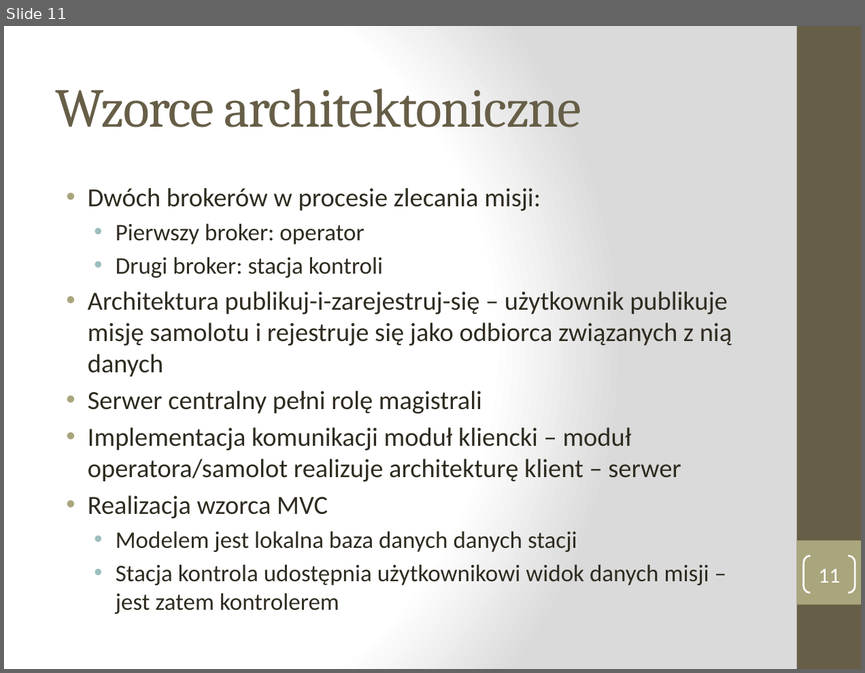
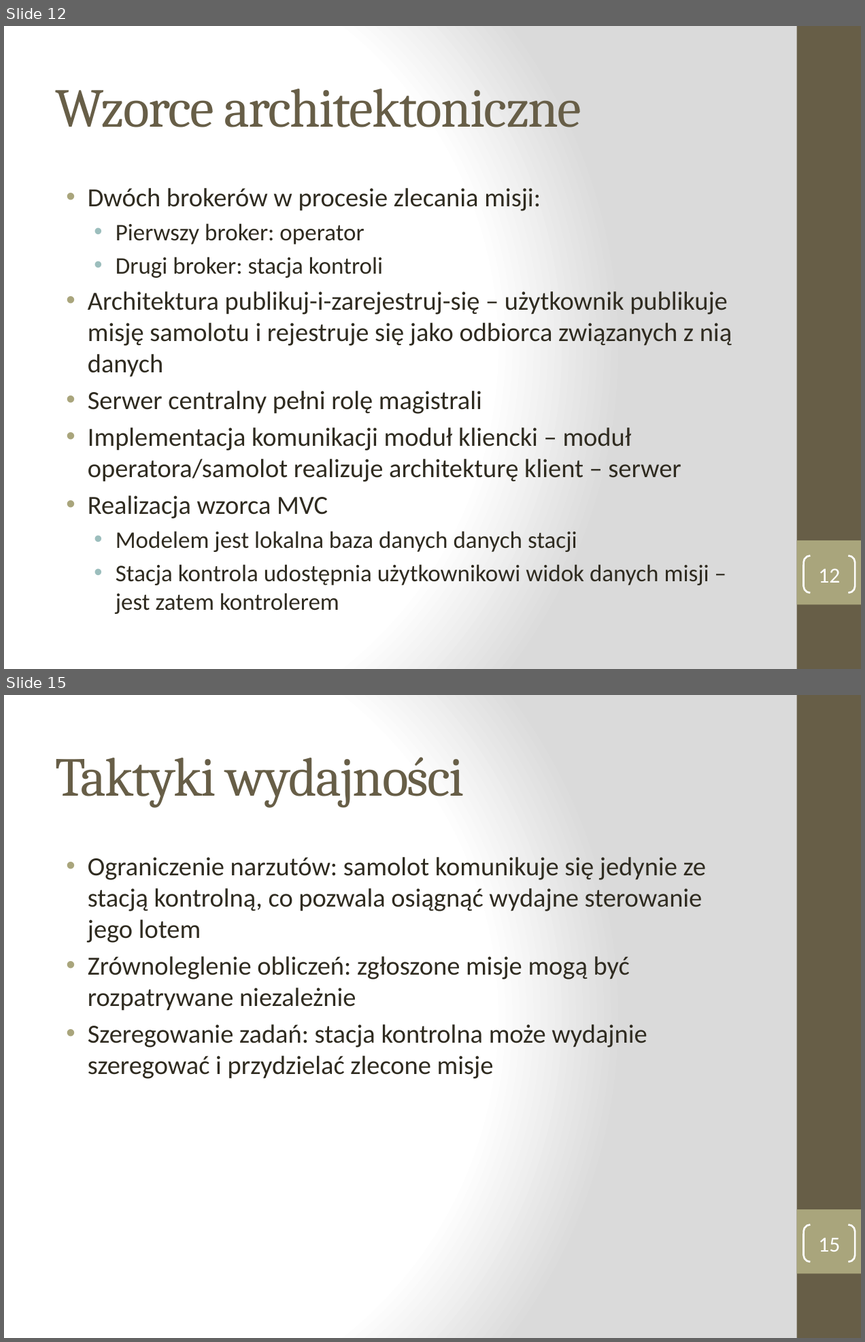
Before and after one commit to manisero/SemesterX, a slide deck: AIS/projekt/etap1/etap1.pptx. Shown one above the other, each under a label of ours: slide 11 before the commit, slides 12 and 15 after it; the slides between them are not shown. The pictures are 865x673 and 865x1342 pixels, drawn with LibreOffice and Linux fonts; fonts in the diff are those of the drawing. Boxes give left, top, right and bottom in pixels: in the first picture for what was removed or moved away, otherwise in the second. Text is boxed around its words. In the diff, an @@ line names an element or a change of style, - is before the commit and + after.

```diff
--- a/AIS/projekt/etap1/etap1.pptx
+++ b/AIS/projekt/etap1/etap1.pptx
@@ slide 15 added at bbox=[4, 695, 861, 1338], background gradient #FFFFFF to #DADADA; not listed: 2 template elements that a slide beside it also shows @@
@@ title added at bbox=[56, 757, 464, 808], 46 pt, text #675E47 @@
+Taktyki wydajności
@@ text added at bbox=[88, 857, 706, 1079], 22 pt, text #2F2B20 @@
+• Ograniczenie narzutów: samolot komunikuje się jedynie ze stacją kontrolną, co pozwala osiągnąć wydajne sterowanie jego lotem
+• Zrównoleglenie obliczeń: zgłoszone misje mogą być rozpatrywane niezależnie
+• Szeregowanie zadań: stacja kontrolna może wydajnie szeregować i przydzielać zlecone misje
@@ page number added at bbox=[804, 1225, 855, 1261], outline #FFFFFF 1.5 pt, 18 pt, text #FFFFFF @@
+15
@@ what was slide 11 is now slide 12 @@
@@ page number at bbox=[818, 568, 840, 582]: text changed @@
-11
+12
```
Also in this commit, not shown: 6 slides changed, 1 other slide added, 1 other file.
